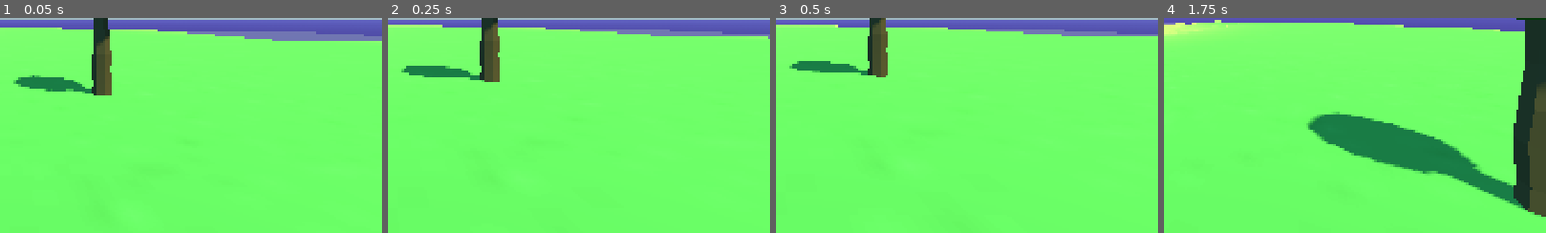
Above: before the commit, frames 1-4 (left to right).
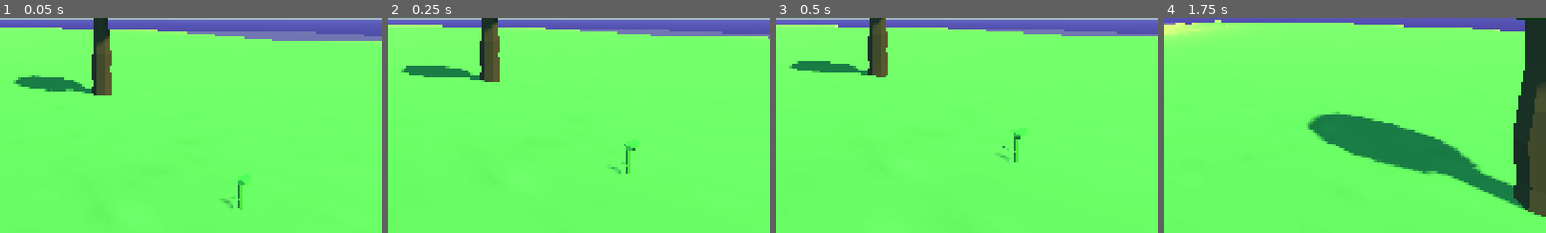
Above: after the commit, the same moments.

Repository: jbotes/AdventureGameGodot
Game: Godot game, scene res://Game/main_game.tscn
Two runs of this game, one before a commit and one after it. Both use one fixed random seed, a clock stepped at 60 frames per second and the inputs below.
Inputs (mouse positions are % of the whole screen's width and height, from its top left):
- Up to frame 1 (0.05 s): no input
- Up to frame 2 (0.25 s): no input
- Up to frame 3 (0.5 s): no input
- Up to frame 4 (1.75 s): tap Enter at 0.5 s; move the mouse to (55, 50) at 0.52 s; hold W (move_forward) from 0.53 s (still down); tap E (interact) at 0.6 s; click (55, 50) at 0.67 s; tap Space (jump) at 0.77, 1.52 s; move the mouse to (45, 50) at 1.27 s; tap Shift (sprint) at 1.35 s
The pictures show only the part of the screen within x 50-100%, y 50-100%; the shares and areas given below are measured in that part.

The runs differ from the first frame. In frame 1, 0.4% of the frame differs, in the area x 57-66%, y 72-90%; in frame 2, 0.3%; in frame 3, 0.3%; in frame 4, nothing differs.

Commit message:
JB_20260427_002
crafting items now work

Diff:
--- a/src/Stages/island.tscn
+++ b/src/Stages/island.tscn
@@ -41,6 +41,15 @@
 [node name="PickuppableStone" parent="." instance=ExtResource("2_dt106")]
 transform = Transform3D(1, 0, 0, 0, 1, 0, 0, 0, 1, -1.6783872, 0.032987505, -3.700834)
 
+[node name="PickuppablePlant2" parent="." instance=ExtResource("7_8lcsj")]
+transform = Transform3D(1, 0, 0, 0, 1, 0, 0, 0, 1, 2.4088576, -0.1697619, -1.1232543)
+
+[node name="PickuppablePlant3" parent="." instance=ExtResource("7_8lcsj")]
+transform = Transform3D(1, 0, 0, 0, 1, 0, 0, 0, 1, 2.4088576, -0.1697619, 0.35981917)
+
+[node name="PickuppablePlant4" parent="." instance=ExtResource("7_8lcsj")]
+transform = Transform3D(1, 0, 0, 0, 1, 0, 0, 0, 1, 4.202475, -0.1697619, -2.2872367)
+
 [node name="Terrain" parent="." instance=ExtResource("3_ld765")]
 transform = Transform3D(1, 0, 0, 0, 1, 0, 0, 0, 1, 0.43970823, -0.048577785, 0.10132885)
 
@@ -80,4 +89,5 @@
 [node name="Player" parent="." instance=ExtResource("6_4x32u")]
 transform = Transform3D(1, 0, 0, 0, 1, 0, 0, 0, 1, -0.1827817, 1.3923452, 0)
 
-[node name="PickuppableTemplate" parent="." instance=ExtResource("7_8lcsj")]
+[node name="PickuppablePlant" parent="." instance=ExtResource("7_8lcsj")]
+transform = Transform3D(1, 0, 0, 0, 1, 0, 0, 0, 1, 2.4088576, -0.1697619, -3.0911546)
--- a/src/bulletins/player_menus/crafting_menu.gd
+++ b/src/bulletins/player_menus/crafting_menu.gd
@@ -44,5 +44,20 @@
 	item_description_label.text = ""
 	item_extra_info_label.text = ""
 
+func update_inventory(inventory : Array) -> void:
+	super(inventory)
+
+	for crafting_button in crafting_button_container.get_children():
+		var costs := ItemConfig.get_crafting_blueprint_resource(crafting_button.item_key).costs
+		var disable_button := false
+
+		for cost_data in costs:
+			if inventory.count(cost_data.item_key) < cost_data.amount:
+				disable_button = true
+				break
+
+		crafting_button.button.disabled = disable_button
+
+
 func crafting_button_pressed(item_key : ItemConfig.Keys) -> void:
 	EventSystem.INV_add_item.emit(item_key)
--- a/src/bulletins/player_menus/player_menu_base.gd
+++ b/src/bulletins/player_menus/player_menu_base.gd
@@ -6,7 +6,7 @@
 @onready var  item_extra_info_label : Label = %ItemExtraInfoLabel
 
 func _enter_tree() -> void:
-	EventSystem.INV_inventory_updated.connect(update_inventory_slots)
+	EventSystem.INV_inventory_updated.connect(update_inventory)
 
 func _ready() -> void:
 	EventSystem.PLA_freeze_player.emit()
@@ -36,6 +36,6 @@
 		return
 	item_description_label.text = ""
 
-func update_inventory_slots(inventory : Array) -> void:
+func update_inventory(inventory : Array) -> void:
 	for i in inventory.size():
 		inventory_container.get_child(i).set_item_key(inventory[i])
